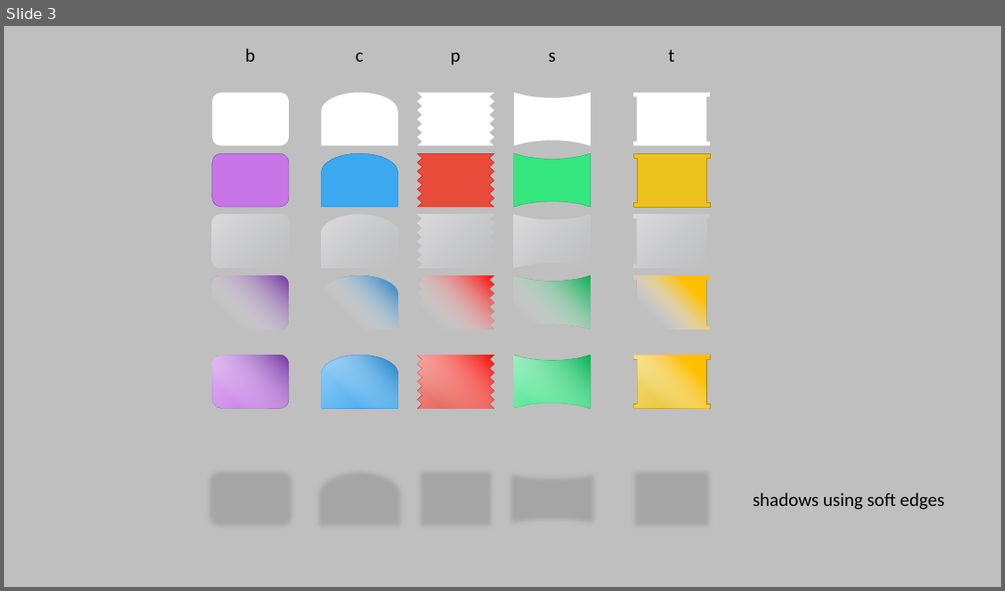
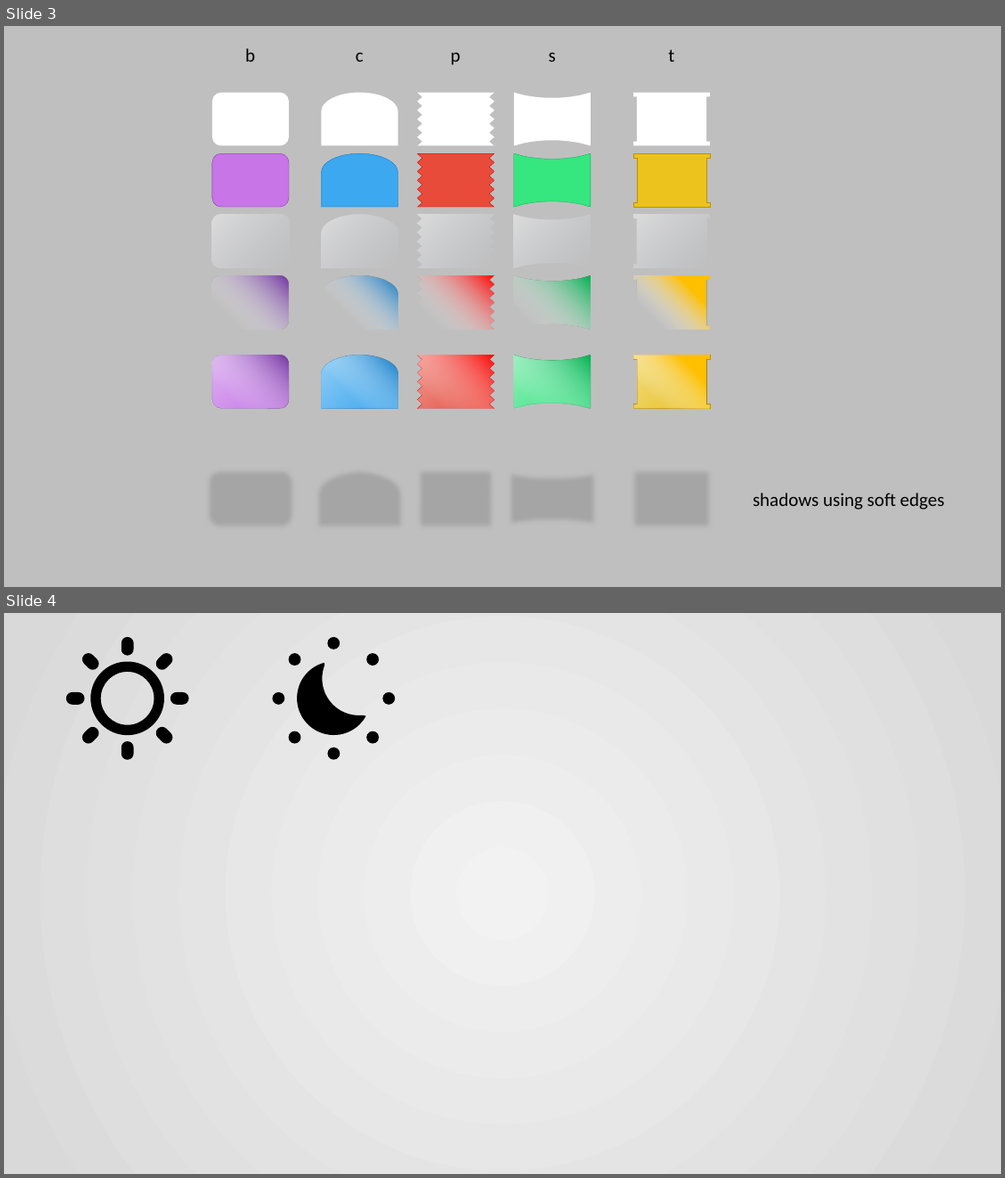
Before and after one commit to histopen/assets, a slide deck: Icons_UI/bcpst.pptx. Shown one above the other, each under a label of ours: slide 3 before the commit, slides 3 and 4 after it. The pictures are 1005x591 and 1005x1178 pixels, drawn with LibreOffice and Linux fonts; fonts in the diff are those of the drawing. Boxes give left, top, right and bottom in pixels: in the first picture for what was removed or moved away, otherwise in the second. Text is boxed around its words. In the diff, an @@ line names an element or a change of style, - is before the commit and + after.

```diff
--- a/Icons_UI/bcpst.pptx
+++ b/Icons_UI/bcpst.pptx
@@ slide 4 added at (x1=4, y1=613, x2=1001, y2=1174), background gradient #F2F2F2 to #D9D9D9 @@
@@ ellipse added at (x1=328, y1=637, x2=340, y2=649), fill #000000 @@
@@ group added at (x1=66, y1=637, x2=189, y2=761): 9 freeform shapes @@
@@ freeform shape added at (x1=283, y1=660, x2=368, y2=750), fill #000000 @@
@@ ellipse added at (x1=289, y1=653, x2=301, y2=666), fill #000000 @@
@@ ellipse added at (x1=367, y1=653, x2=380, y2=666), fill #000000 @@
@@ ellipse added at (x1=273, y1=692, x2=285, y2=705), fill #000000 @@
@@ ellipse added at (x1=382, y1=692, x2=395, y2=705), fill #000000 @@
@@ ellipse added at (x1=289, y1=731, x2=301, y2=744), fill #000000 @@
@@ ellipse added at (x1=367, y1=731, x2=380, y2=744), fill #000000 @@
@@ ellipse added at (x1=328, y1=747, x2=340, y2=761), fill #000000 @@
```
Also in this commit, not shown: 3 other files.
